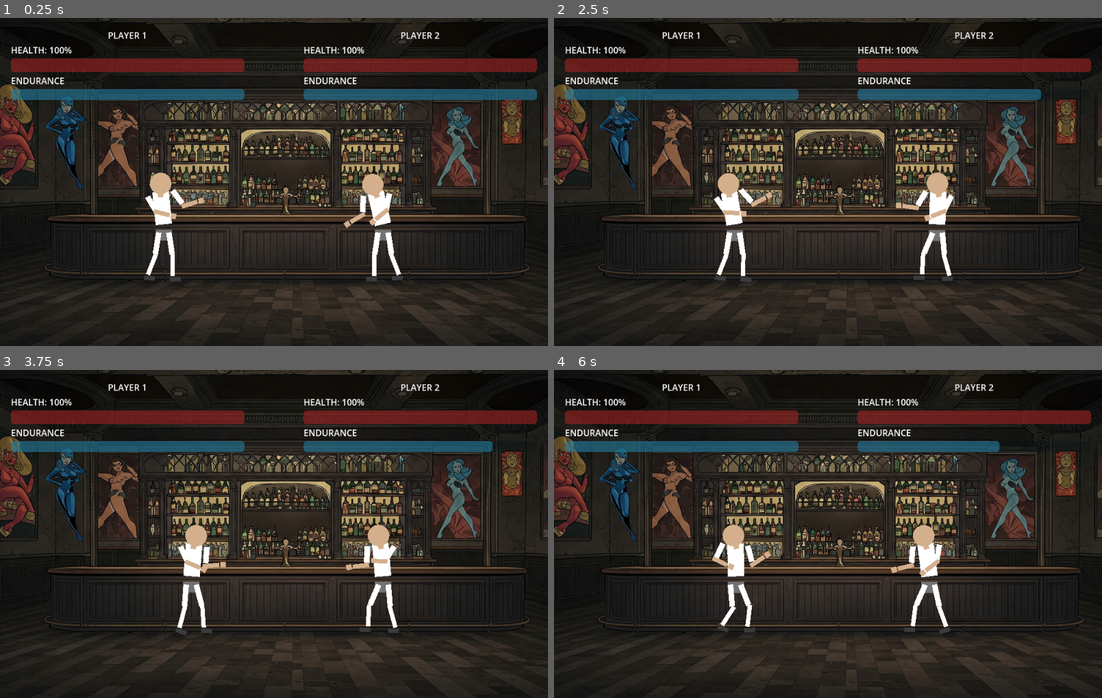
Above: before the commit, frames 1-4 (two rows, left to right).
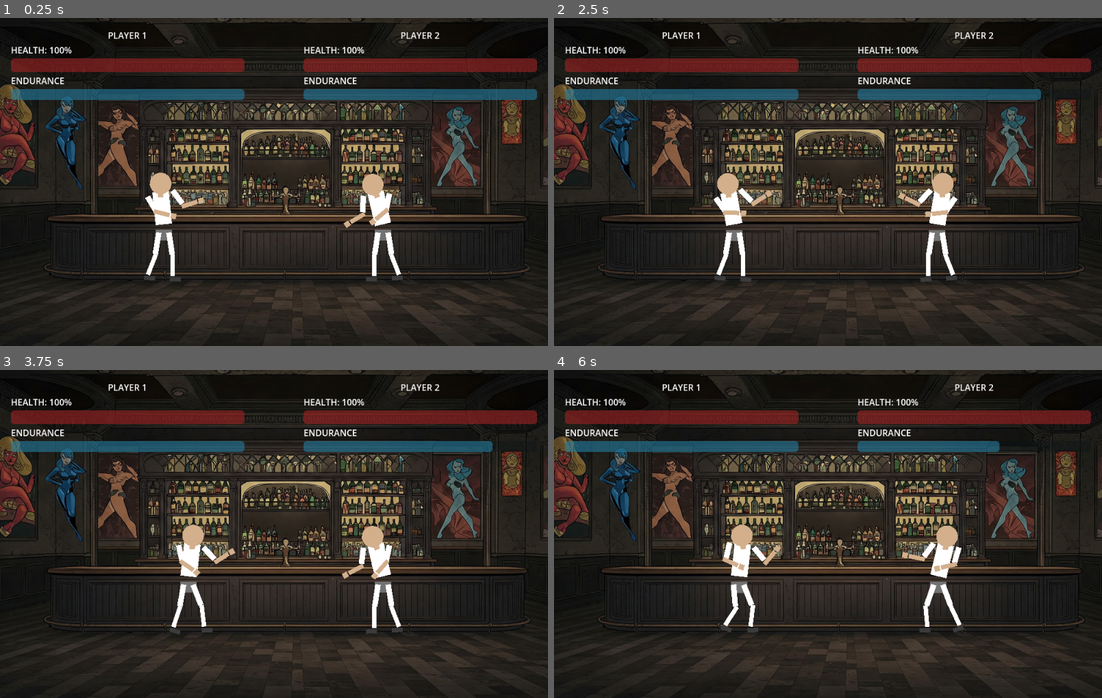
Above: after the commit, the same moments.

Repository: giripriyadarshan/ubc-game
Game: Godot game, scene res://bar.tscn
Two runs of this game, one before a commit and one after it. Both use one fixed random seed, a clock stepped at 60 frames per second and the inputs below.
Inputs:
- Up to frame 1 (0.25 s): no input
- Up to frame 2 (2.5 s): hold D (p1_right) 0.53-1.28 s; tap W (p1_attack) at 0.6 s; tap Up (p2_attack) at 0.8, 1.35 s; hold A (p1_left) 1.28-2.03 s; tap S (p1_block, bound only after the commit) at 1.55 s; hold D (p1_right) from 2.03 s (still down); hold S (p1_block, bound only after the commit) from 2.03 s (still down); tap Down (p2_block, bound only after the commit) at 2.3 s
- Up to frame 3 (3.75 s): release S (p1_block, bound only after the commit) at 2.78 s; tap Down (p2_block, bound only after the commit) at 2.85 s; tap W (p1_attack) at 3.05, 3.6 s; release D (p1_right) at 3.53 s; hold A (p1_left) from 3.53 s (still down)
- Up to frame 4 (6 s): tap Up (p2_attack) at 3.8, 4.35 s; tap S (p1_block, bound only after the commit) at 4.55 s; hold Down (p2_block, bound only after the commit) 5.03-5.78 s; tap Left (p2_left) at 5.1 s; release A (p1_left) at 5.78 s; hold D (p1_right) from 5.78 s (still down); tap Right (p2_right) at 5.85 s

The runs differ from the first frame. In frame 2, 1.0% of the frame differs, in the area x 29-74%, y 47-81%; in frame 3, 1.7%; in frame 4, 2.9%, in the area x 28-75%, y 47-81%.

Commit message:
block added

Diff:
--- a/bar.gd
+++ b/bar.gd
@@ -208,11 +208,13 @@
 	_add_key_action("p1_left", KEY_A)
 	_add_key_action("p1_right", KEY_D)
 	_add_key_action("p1_attack", KEY_W)
+	_add_key_action("p1_block", KEY_S)  # Added block action for player 1
 
 	# Player 2 movement (Arrow keys)
 	_add_key_action("p2_left", KEY_LEFT)
 	_add_key_action("p2_right", KEY_RIGHT)
 	_add_key_action("p2_attack", KEY_UP)
+	_add_key_action("p2_block", KEY_DOWN)  # Added block action for player 2
 
 # Helper function to add key actions if they don't exist
 func _add_key_action(action_name, key_scancode):
--- a/stickman.tscn
+++ b/stickman.tscn
@@ -4313,6 +4313,7 @@
 [node name="Torso" type="Bone2D" parent="CharacterBody2D/Skeleton2D/Hip"]
 position = Vector2(0, -20)
 rotation = -0.181377
+scale = Vector2(0.999995, 0.999995)
 rest = Transform2D(1, 0, 0, 1, 0, -20)
 
 [node name="TorsoSprite" type="Polygon2D" parent="CharacterBody2D/Skeleton2D/Hip/Torso"]
@@ -4336,7 +4337,7 @@
 rest = Transform2D(1, 0, 0, 1, 0, -15)
 
 [node name="HeadSprite" type="Node2D" parent="CharacterBody2D/Skeleton2D/Hip/Torso/Neck/Head"]
-scale = Vector2(1.00029, 1.00029)
+scale = Vector2(1.00031, 1.00031)
 
 [node name="Circle" type="Polygon2D" parent="CharacterBody2D/Skeleton2D/Hip/Torso/Neck/Head/HeadSprite"]
 color = Color(0.827451, 0.686275, 0.54902, 1)
@@ -4350,18 +4351,18 @@
 [node name="ShoulderL" type="Bone2D" parent="CharacterBody2D/Skeleton2D/Hip/Torso"]
 position = Vector2(-15, -55)
 rotation = -0.377157
-scale = Vector2(0.999973, 0.999973)
+scale = Vector2(0.999971, 0.999971)
 rest = Transform2D(0.896506, -0.442972, 0.442972, 0.896506, -15, -55)
 
 [node name="UpperArmL" type="Bone2D" parent="CharacterBody2D/Skeleton2D/Hip/Torso/ShoulderL"]
 position = Vector2(-9.99973, 0.000244141)
 rotation = -0.0697027
-scale = Vector2(1, 1)
+scale = Vector2(0.999997, 0.999997)
 rest = Transform2D(0.828198, 0.560436, -0.560436, 0.828198, -9.99973, 0.000244141)
 
 [node name="UpperArmSpriteL" type="Polygon2D" parent="CharacterBody2D/Skeleton2D/Hip/Torso/ShoulderL/UpperArmL"]
-rotation = -1.14293e-05
-scale = Vector2(1.0013, 1.0013)
+rotation = -1.02386e-05
+scale = Vector2(1.00131, 1.00131)
 color = Color(0.356863, 0.356863, 0.356863, 1)
 offset = Vector2(0.478455, 2.61433)
 polygon = PackedVector2Array(-5, -5, 5, -5, 5, 25, -5, 25)
@@ -4374,11 +4375,11 @@
 [node name="ForearmL" type="Bone2D" parent="CharacterBody2D/Skeleton2D/Hip/Torso/ShoulderL/UpperArmL"]
 position = Vector2(0.000366211, 30.0022)
 rotation = -0.901037
-scale = Vector2(1, 1)
+scale = Vector2(0.999999, 0.999999)
 rest = Transform2D(0.971996, -0.235, 0.235, 0.971996, 0.000366211, 30.0022)
 
 [node name="ForearmSpriteL" type="Polygon2D" parent="CharacterBody2D/Skeleton2D/Hip/Torso/ShoulderL/UpperArmL/ForearmL"]
-scale = Vector2(0.995792, 0.995792)
+scale = Vector2(0.996027, 0.996027)
 color = Color(0.827451, 0.686275, 0.54902, 1)
 polygon = PackedVector2Array(-4, -5, 4, -5, 4, 25, -4, 25)
 
@@ -4392,8 +4393,8 @@
 rest = Transform2D(1, 0, 0, 1, 0, 30)
 
 [node name="HandSpriteL" type="Polygon2D" parent="CharacterBody2D/Skeleton2D/Hip/Torso/ShoulderL/UpperArmL/ForearmL/HandL"]
-rotation = 2.74368e-05
-scale = Vector2(0.996606, 0.996606)
+rotation = 2.46048e-05
+scale = Vector2(0.996851, 0.996851)
 color = Color(0.827451, 0.686275, 0.54902, 1)
 polygon = PackedVector2Array(-5, -3, 5, -3, 5, 7, -5, 7)
 
@@ -4405,18 +4406,18 @@
 [node name="ShoulderR" type="Bone2D" parent="CharacterBody2D/Skeleton2D/Hip/Torso"]
 position = Vector2(15, -55)
 rotation = -0.108746
-scale = Vector2(0.999998, 0.999998)
+scale = Vector2(0.999996, 0.999996)
 rest = Transform2D(0.997856, 0.0654391, -0.0654391, 0.997856, 15, -55)
 
 [node name="UpperArmR" type="Bone2D" parent="CharacterBody2D/Skeleton2D/Hip/Torso/ShoulderR"]
 position = Vector2(10.0005, -0.00012207)
 rotation = -0.510447
-scale = Vector2(1, 1)
+scale = Vector2(0.999997, 0.999997)
 rest = Transform2D(1, 1.74846e-07, -1.74846e-07, 1, 10.0005, -0.00012207)
 
 [node name="UpperArmSpriteR" type="Polygon2D" parent="CharacterBody2D/Skeleton2D/Hip/Torso/ShoulderR/UpperArmR"]
-rotation = 3.01557e-05
-scale = Vector2(1.00014, 1.00014)
+rotation = 3.37014e-05
+scale = Vector2(1.00015, 1.00015)
 color = Color(0.356863, 0.356863, 0.356863, 1)
 offset = Vector2(-0.289734, -0.270401)
 polygon = PackedVector2Array(-5, -5, 5, -5, 5, 25, -5, 25)
@@ -4429,11 +4430,11 @@
 [node name="ForearmR" type="Bone2D" parent="CharacterBody2D/Skeleton2D/Hip/Torso/ShoulderR/UpperArmR"]
 position = Vector2(-6.10352e-05, 30.0001)
 rotation = -1.34565
-scale = Vector2(0.999999, 0.999999)
+scale = Vector2(0.999996, 0.999996)
 rest = Transform2D(1, 1.74845e-07, -1.74845e-07, 1, -6.10352e-05, 30.0001)
 
 [node name="ForearmSpriteR" type="Polygon2D" parent="CharacterBody2D/Skeleton2D/Hip/Torso/ShoulderR/UpperArmR/ForearmR"]
-scale = Vector2(1.00094, 1.00061)
+scale = Vector2(1.00095, 1.00062)
 color = Color(0.827451, 0.686275, 0.54902, 1)
 polygon = PackedVector2Array(-4, -5, 4, -5, 4, 25, -4, 25)
 
@@ -4448,7 +4449,7 @@
 rest = Transform2D(1, 0, 0, 1, 0, 30)
 
 [node name="HandSpriteR" type="Polygon2D" parent="CharacterBody2D/Skeleton2D/Hip/Torso/ShoulderR/UpperArmR/ForearmR/HandR"]
-scale = Vector2(1.00093, 1.00093)
+scale = Vector2(1.00094, 1.00094)
 color = Color(0.827451, 0.686275, 0.54902, 1)
 polygon = PackedVector2Array(-5, -3, 5, -3, 5, 7, -5, 7)
 
@@ -4460,7 +4461,7 @@
 [node name="ThighL" type="Bone2D" parent="CharacterBody2D/Skeleton2D/Hip"]
 position = Vector2(-10, 0)
 rotation = 0.160089
-scale = Vector2(0.999975, 0.999975)
+scale = Vector2(0.999974, 0.999974)
 rest = Transform2D(0.998739, 0.0497265, -0.0497265, 0.998739, -10, 0)
 
 [node name="ThighSpriteL" type="Polygon2D" parent="CharacterBody2D/Skeleton2D/Hip/ThighL"]
@@ -4476,11 +4477,11 @@
 [node name="LowerLegL" type="Bone2D" parent="CharacterBody2D/Skeleton2D/Hip/ThighL"]
 position = Vector2(-0.00765991, 40.0044)
 rotation = 0.213037
-scale = Vector2(0.999976, 0.999976)
+scale = Vector2(0.999975, 0.999975)
 rest = Transform2D(0.999976, 0.000229388, -0.000229388, 0.999976, -0.00765991, 40.0044)
 
 [node name="LowerLegSpriteL" type="Polygon2D" parent="CharacterBody2D/Skeleton2D/Hip/ThighL/LowerLegL"]
-rotation = -9.00043e-05
+rotation = -9.02274e-05
 scale = Vector2(1.00148, 1.00148)
 color = Color(0.356863, 0.356863, 0.356863, 1)
 polygon = PackedVector2Array(-4, -5, 4, -5, 4, 35, -4, 35)
@@ -4496,7 +4497,7 @@
 rest = Transform2D(1, 0, 0, 1, 0, 40)
 
 [node name="FootSpriteL" type="Polygon2D" parent="CharacterBody2D/Skeleton2D/Hip/ThighL/LowerLegL/FootL"]
-rotation = -5.3241e-05
+rotation = -5.34936e-05
 scale = Vector2(1.00128, 1.00128)
 color = Color(0.231373, 0.231373, 0.231373, 1)
 polygon = PackedVector2Array(-5, -3, 15, -3, 15, 5, -5, 5)
@@ -4509,11 +4510,11 @@
 [node name="ThighR" type="Bone2D" parent="CharacterBody2D/Skeleton2D/Hip"]
 position = Vector2(10, 0)
 rotation = -0.148885
-scale = Vector2(0.999998, 0.999998)
+scale = Vector2(0.999997, 0.999997)
 rest = Transform2D(1, 0, 0, 1, 10, 0)
 
 [node name="ThighSpriteR" type="Polygon2D" parent="CharacterBody2D/Skeleton2D/Hip/ThighR"]
-scale = Vector2(1.0006, 1.0006)
+scale = Vector2(1.00061, 1.00061)
 color = Color(0.356863, 0.356863, 0.356863, 1)
 polygon = PackedVector2Array(-5, -5, 5, -5, 5, 35, -5, 35)
 
@@ -4525,12 +4526,12 @@
 [node name="LowerLegR" type="Bone2D" parent="CharacterBody2D/Skeleton2D/Hip/ThighR"]
 position = Vector2(0, 40)
 rotation = 0.153335
-scale = Vector2(1, 1)
+scale = Vector2(0.999997, 0.999997)
 rest = Transform2D(1, 0, 0, 1, 0, 40)
 
 [node name="LowerLegSpriteR" type="Polygon2D" parent="CharacterBody2D/Skeleton2D/Hip/ThighR/LowerLegR"]
-rotation = -1.44071e-05
-scale = Vector2(0.996027, 0.996027)
+rotation = -1.46211e-05
+scale = Vector2(0.99629, 0.99629)
 color = Color(0.356863, 0.356863, 0.356863, 1)
 polygon = PackedVector2Array(-4, -5, 4, -5, 4, 35, -4, 35)
 
@@ -4545,8 +4546,8 @@
 rest = Transform2D(1, 0, 0, 1, 0, 40)
 
 [node name="FootSpriteR" type="Polygon2D" parent="CharacterBody2D/Skeleton2D/Hip/ThighR/LowerLegR/FootR"]
-rotation = -1.32696e-05
-scale = Vector2(1.00055, 1.00055)
+rotation = -1.35195e-05
+scale = Vector2(1.00052, 1.00052)
 color = Color(0.231373, 0.231373, 0.231373, 1)
 polygon = PackedVector2Array(-5, -3, 15, -3, 15, 5, -5, 5)
 
--- a/stickman_character.gd
+++ b/stickman_character.gd
@@ -14,7 +14,12 @@
 const ENDURANCE_HEALING_RATE: float = 2.0  # Increased for testing (normally 2.0)
 const PUNCH_ENDURANCE_COST: int = 25  # Cost to throw a punch
 const PUNCH_COOLDOWN: float = 0.5     # Time between punches
-const KNOCKBACK_DISTANCE: float = 30.0  # Distance to move back when hit
+
+# Block-related constants
+const BLOCK_ENDURANCE_COST: int = 15  # Cost when hit while blocking
+const BLOCK_ATTACKER_ENDURANCE_COST: int = 10  # Cost to the attacker hitting a block
+const BLOCK_COOLDOWN: float = 0.2  # Short cooldown before blocking again
+const KNOCKBACK_DISTANCE: float = 20.0  # Distance to push back when hit
 
 # Debug variables
 var debug_timer: float = 0.0
@@ -37,9 +42,19 @@
 var desired_direction: int = 0
 var can_punch: bool = true
 var is_punching: bool = false
-var is_knocked_back: bool = false  # New variable to track knockback state
 var punch_timer: float = 0.0
 var stagger_timer: float = 0.0
+# New blocking variables
+var is_blocking: bool = false
+var can_block: bool = true
+var block_timer: float = 0.0
+# Knockback variables
+var is_knocked_back: bool = false
+var knockback_direction: int = 0
+var knockback_start_position: Vector2 = Vector2.ZERO
+var knockback_target_position: Vector2 = Vector2.ZERO
+var knockback_progress: float = 0.0
+
 @onready var animation_player = $AnimationPlayer
 @onready var hit_box = $hit_area
 @onready var camera = get_tree().get_first_node_in_group("camera")
@@ -92,27 +107,41 @@
 		if punch_timer <= 0:
 			can_punch = true
 
+	if !can_block:
+		block_timer -= delta
+		if block_timer <= 0:
+			can_block = true
+
 	if stagger_timer > 0:
 		stagger_timer -= delta
 		return  # Can't do anything while staggered
 
 	# Process inputs based on control set
+	var block_input = false
 	if control_set == "player1":
 		desired_direction = Input.get_axis("p1_left", "p1_right")
 		handle_punch_input(Input.is_action_just_pressed("p1_attack"))
+		block_input = Input.is_action_pressed("p1_block")
 	else:
 		desired_direction = Input.get_axis("p2_left", "p2_right")
 		handle_punch_input(Input.is_action_just_pressed("p2_attack"))
+		block_input = Input.is_action_pressed("p2_block")
+
+	# Handle blocking
+	handle_block_input(block_input)
 
 	if control_set != "player1":
 		hit_box.scale.x = -1
 
-	if is_punching:
+	if is_knocked_back:
+		# Process knockback
+		process_knockback(delta)
+	elif is_punching:
 		# Currently in punch animation - don't allow movement
 		velocity.x = 0
-	elif is_knocked_back:
-		# Currently in knockback - process the knockback movement
-		process_walk_cycle(delta)
+	elif is_blocking:
+		# Can't move while blocking
+		velocity.x = 0
 	elif walk_in_progress:
 		# Currently in a walk cycle
 		process_walk_cycle(delta)
@@ -123,15 +152,40 @@
 		else:
 			# Idle state - no horizontal velocity
 			velocity.x = 0
-			if current_animation != "idle" and !is_punching:
+			if current_animation != "idle" and !is_punching and !is_blocking:
 				play_animation("idle")
 
 	# Apply movement
 	move_and_slide()
 
 func handle_punch_input(is_punch_pressed):
-	if is_punch_pressed and can_punch and !is_punching and !walk_in_progress and !is_knocked_back:
+	if is_punch_pressed and can_punch and !is_punching and !walk_in_progress and !is_blocking and !is_knocked_back:
 		throw_punch()
+
+func handle_block_input(is_block_pressed):
+	if is_block_pressed and can_block and !is_punching and !walk_in_progress and !is_knocked_back:
+		if !is_blocking:
+			start_blocking()
+	elif is_blocking:  # If we were blocking but now released the button
+		stop_blocking()
+
+func start_blocking():
+	# Begin blocking stance
+	is_blocking = true
+	play_animation("block")
+
+	print("[", control_set, "] Blocking started!")
+
+func stop_blocking():
+	# End blocking stance
+	is_blocking = false
+	can_block = false
+	block_timer = BLOCK_COOLDOWN
+
+	if current_animation == "block":
+		play_animation("idle")
+
+	print("[", control_set, "] Blocking stopped!")
 
 func play_animation(anim_name):
 	animation_player.play(anim_name)
@@ -178,8 +232,75 @@
 	camera.set_zoom_str(1.0 + (0.01 * effect_magnitude))
 	camera.set_shake_str(Vector2(2, 2) * effect_magnitude)
 
-func take_damage(damage_amount):
-	# Apply damage to health
+func start_knockback(direction):
+	# Set knockback parameters
+	is_knocked_back = true
+	knockback_direction = direction
+	knockback_start_position = global_position
+	# Determine knockback direction based on control set and direction
+	var actual_direction = knockback_direction
+	if control_set != "player1":
+		actual_direction = -knockback_direction
+
+	knockback_target_position = knockback_start_position + Vector2(actual_direction * KNOCKBACK_DISTANCE, 0)
+	knockback_progress = 0.0
+
+	# Play stagger animation
+	play_animation("stagger")
+
+func process_knockback(delta):
+	# Use a fixed time for the knockback (0.3 seconds)
+	var knockback_time = 0.3
+
+	# Calculate how much to advance this frame
+	var progress_increment = delta / knockback_time
+	knockback_progress += progress_increment
+
+	# Cap progress at 1.0
+	knockback_progress = min(knockback_progress, 1.0)
+
+	# Update position based on linear interpolation
+	global_position = knockback_start_position.lerp(knockback_target_position, knockback_progress)
+
+	# Set velocity to match the visual movement (for physics interactions)
+	velocity.x = knockback_direction * KNOCKBACK_DISTANCE / knockback_time
+
+	# End knockback when complete
+	if knockback_progress >= 1.0:
+		is_knocked_back = false
+
+func take_damage(damage_amount, attacker_position):
+	# Determine knockback direction based on attacker position
+	var knockback_dir = 1
+	if attacker_position.x < global_position.x:
+		knockback_dir = 1  # Knock to the right
+	else:
+		knockback_dir = -1  # Knock to the left
+
+	# If blocking, prevent damage but consume endurance
+	if is_blocking:
+		print("[", control_set, "] Blocked attack! No damage taken.")
+
+		# Reduce endurance from blocking the hit
+		var endurance_before = current_endurance
+		if current_endurance >= BLOCK_ENDURANCE_COST:
+			current_endurance -= BLOCK_ENDURANCE_COST
+		else:
+			current_endurance = 0
+			stop_blocking()  # Can't block without endurance
+
+		print("[", control_set, "] Block endurance cost: ", endurance_before, " -> ", current_endurance)
+
+		# Camera effects for block impact - less than taking damage
+		camera.set_zoom_str(1.01)
+		camera.set_shake_str(Vector2(2, 2))
+
+		# Still apply knockback and animation when blocking
+		start_knockback(knockback_dir)
+
+		return
+
+	# Apply damage to health if not blocking
 	var health_before = current_health
 	current_health = max(0, current_health - damage_amount)
 
@@ -187,31 +308,13 @@
 
 	# Visual feedback
 	stagger_timer = 0.3  # Brief stagger effect
-
-	# Determine knockback direction based on control set
-	# For player1, getting hit means moving left (negative direction)
-	# For player2, getting hit means moving right (positive direction)
-	var knockback_direction = -1 if control_set == "player1" else 1
-
-	# Start the knockback movement
-	walk_in_progress = false  # Cancel any ongoing walk
-	is_knocked_back = true
-	walk_direction = knockback_direction
-	walk_start_position = global_position
-	walk_target_position = walk_start_position + Vector2(knockback_direction * KNOCKBACK_DISTANCE, 0)
-	walk_progress = 0.0
-
-	# Play damage_received animation
-	# Note: You'll need to add this animation to your AnimationPlayer
-	if animation_player.has_animation("damage_received"):
-		play_animation("damage_received")
-	else:
-		# Fallback to stagger if animation doesn't exist
-		play_animation("stagger")
 
 	# Camera effects for hit impact
 	camera.set_zoom_str(1.03)
 	camera.set_shake_str(Vector2(4, 4))
+
+	# Apply knockback
+	start_knockback(knockback_dir)
 
 	# Check if knocked out
 	if current_health <= 0:
@@ -243,9 +346,12 @@
 		is_punching = false
 		$hit_area/knuckle_box.disabled = true
 		play_animation("idle")
-	elif anim_name == "stagger" or anim_name == "damage_received":
-		is_knocked_back = false  # End knockback state
+	elif anim_name == "stagger":
 		play_animation("idle")
+	elif anim_name == "block":
+		# The block animation continues looping as long as the button is held
+		if is_blocking:
+			play_animation("block")  # Replay the animation to continue blocking
 
 func _on_hit_area_body_entered(body):
 	# Check if we hit the other player
@@ -262,8 +368,18 @@
 
 			print("[", control_set, "] Hit landed! Dealing ", damage, " damage to opponent")
 
-			# Apply damage to the other fighter
-			body.take_damage(damage)
+			# Apply damage to the other fighter - pass our position for knockback direction
+			body.take_damage(damage, global_position)
+
+			# If opponent is blocking, attacker also loses some endurance from hitting the block
+			if body.is_blocking:
+				var attacker_endurance_before = current_endurance
+				if current_endurance >= BLOCK_ATTACKER_ENDURANCE_COST:
+					current_endurance -= BLOCK_ATTACKER_ENDURANCE_COST
+				else:
+					current_endurance = 0
+
+				print("[", control_set, "] Hit a block! Endurance penalty: ", attacker_endurance_before, " -> ", current_endurance)
 
 			# Disable knuckle box to prevent multiple hits
 			$hit_area/knuckle_box.disabled = true
